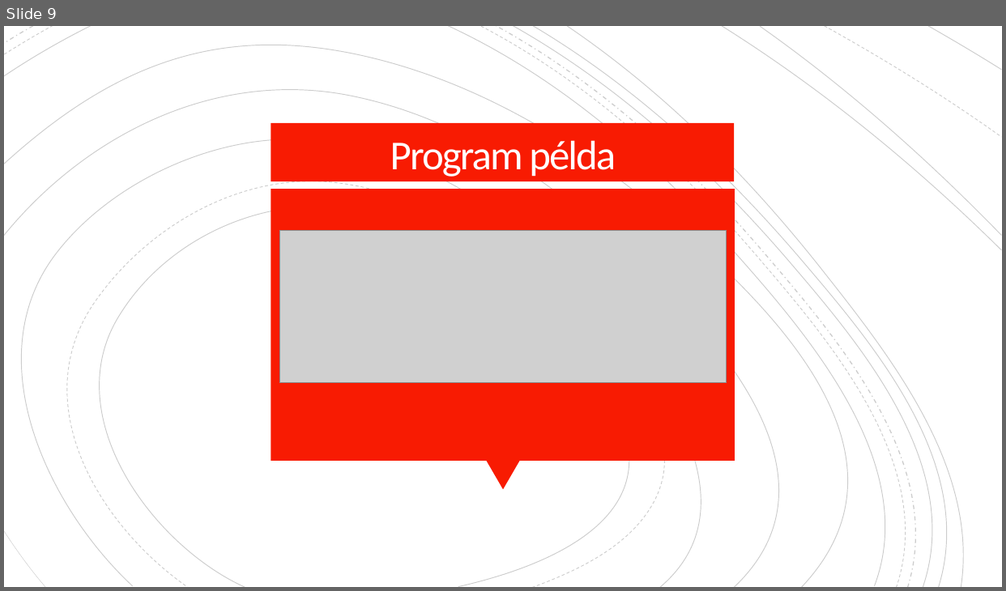
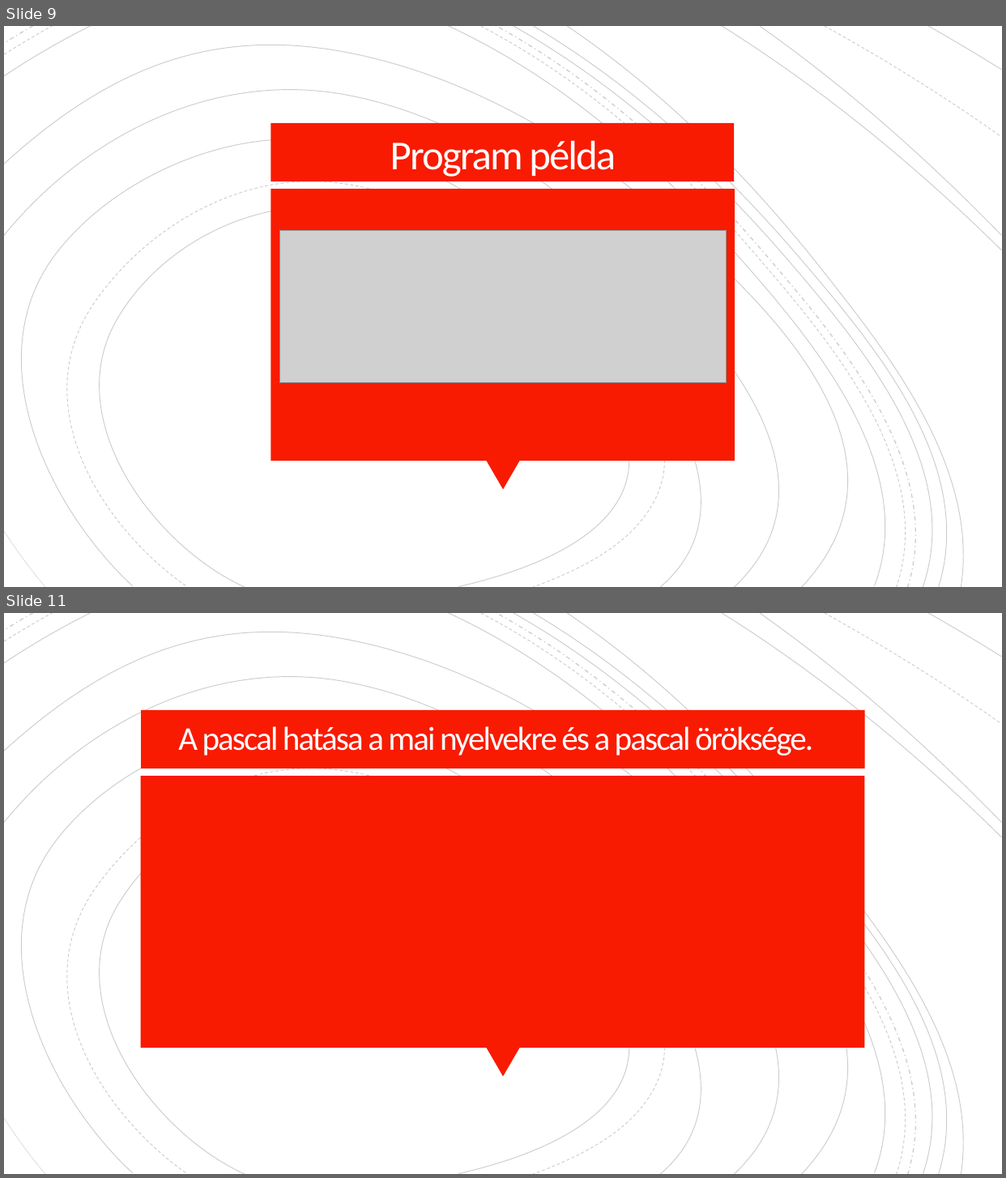
Before and after one commit to Minecraftprovsnoob/Projekt-munka, a slide deck: projekt ppt.pptx. Shown one above the other, each under a label of ours: slide 9 before the commit, slides 9 and 11 after it; the slides between them are not shown. The pictures are 1006x591 and 1006x1178 pixels, drawn with LibreOffice and Linux fonts; fonts in the diff are those of the drawing; grey boxes stand for pictures. Boxes give left, top, right and bottom in pixels: in the first picture for what was removed or moved away, otherwise in the second. Text is boxed around its words. In the diff, an @@ line names an element or a change of style, - is before the commit and + after.

```diff
--- a/projekt ppt.pptx
+++ b/projekt ppt.pptx
@@ slide 11 added at <box>4,613,1002,1174</box>, background #FFFFFF; not listed: 20 template elements that a slide beside it also shows @@
@@ rectangle added at <box>141,710,865,769</box>, fill #F81B02 @@
@@ title added at <box>178,726,813,756</box>, 32 pt, text #FFFEFF @@
+A pascal hatása a mai nyelvekre és a pascal öröksége.
@@ rectangle added at <box>141,776,865,1048</box>, fill #F81B02 @@
```
Also in this commit, not shown: 2 slides changed, 1 other file.
